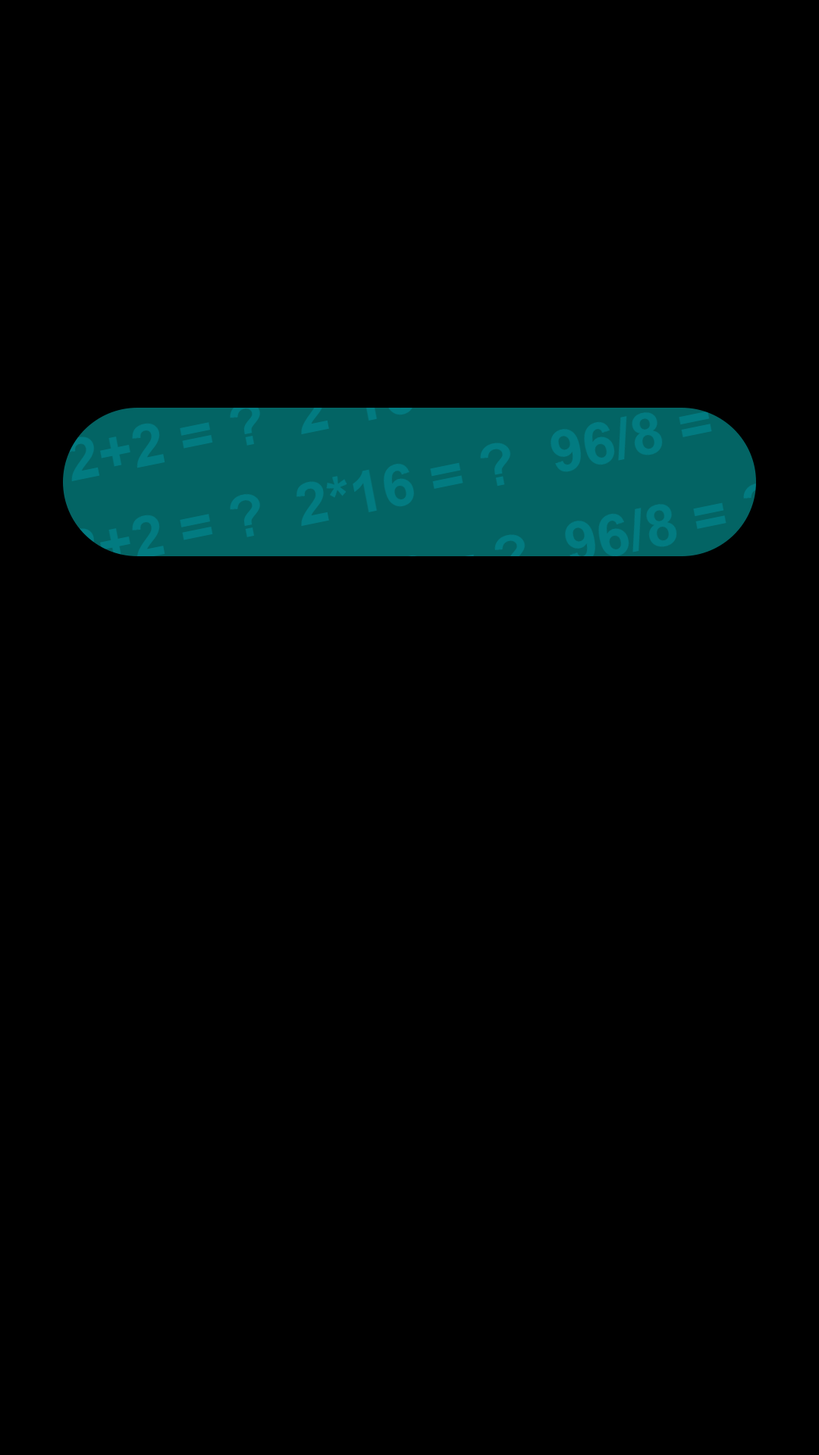
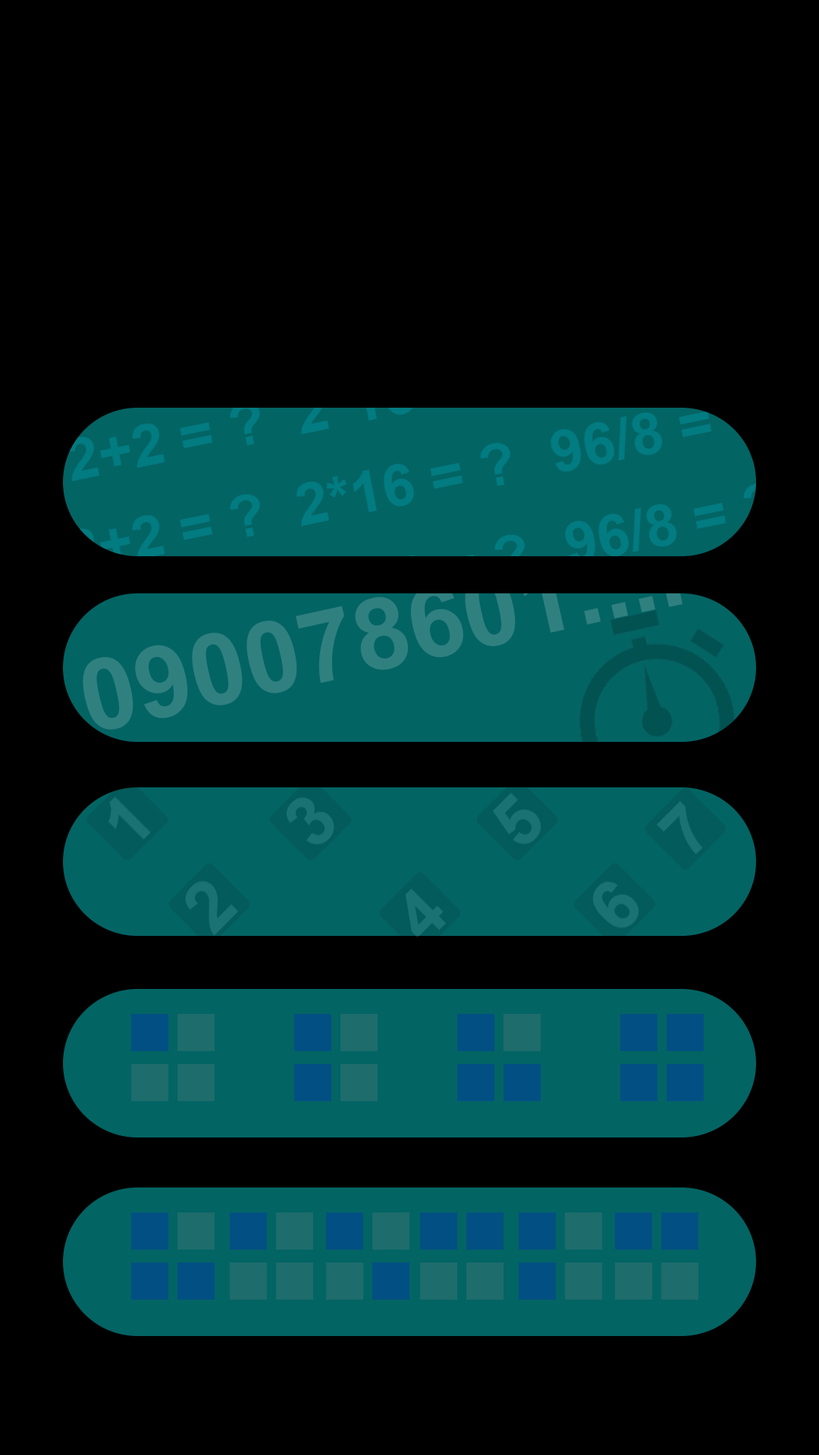
The second 819px x 1455px image is a revision of the first. Changes to its layers:
showed group "Group 5" (1st of 3) (27 layers) over [62, 1187, 756, 1337]
showed group "Group 5" (2nd of 3) (22 layers) over [62, 989, 756, 1138]
showed group "Group 3" (9 layers) over [62, 787, 756, 939]
showed group "Group 5" (3rd of 3) (2 layers) over [62, 593, 756, 801]
